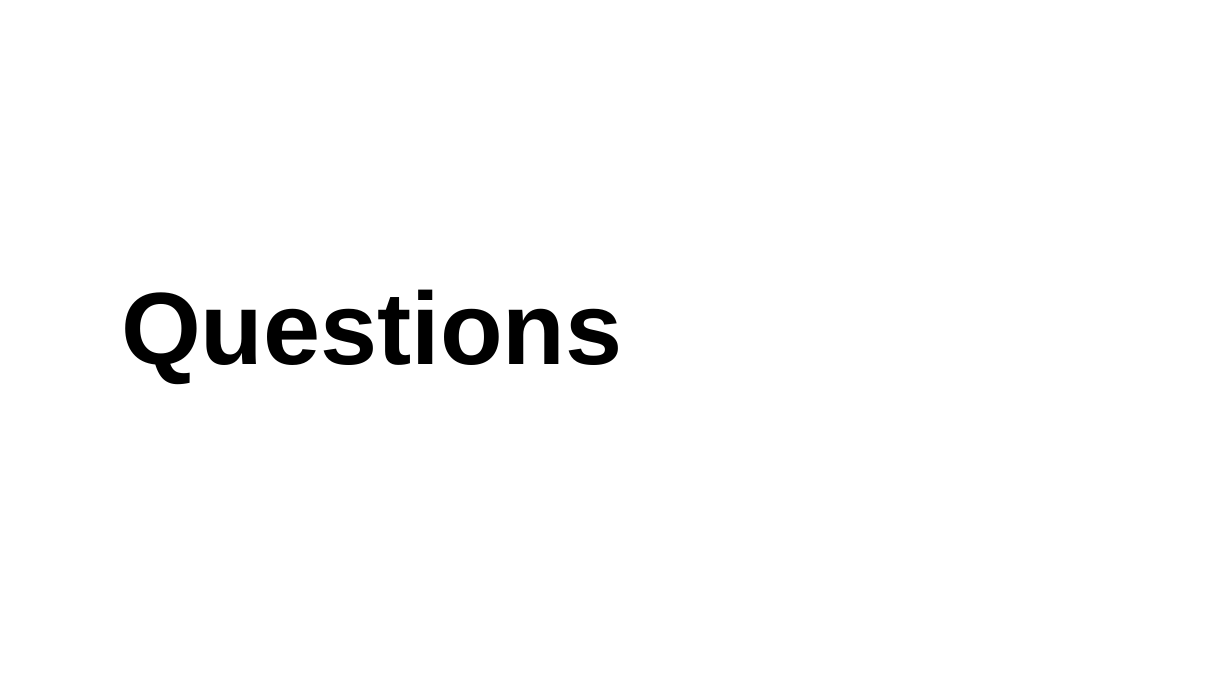
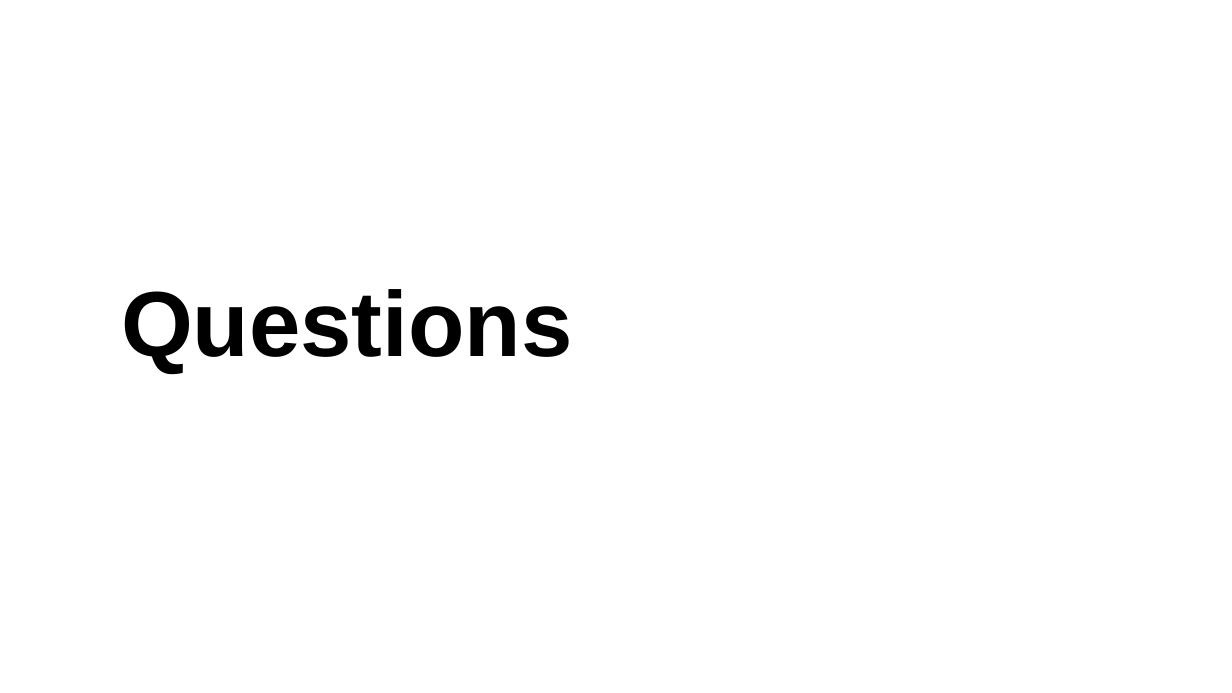
Before and after one commit to ibrarahmad/PostgreSQLTalks, a slide deck: slide 41 of Conferences/2022-Austin-Percona-Live/PL22-PostgreSQL-And-Artifical-Intelegence.pptx. Drawn at 1232x693 pixels with LibreOffice and Linux fonts; fonts in the diff are those of the drawing; background and template pictures are left out. Boxes give left, top, right and bottom in pixels: in the first picture for what was removed or moved away, otherwise in the second. Text is boxed around its words. In the diff, an @@ line names an element or a change of style, - is before the commit and + after.

```diff
--- a/Conferences/2022-Austin-Percona-Live/PL22-PostgreSQL-And-Artifical-Intelegence.pptx
+++ b/Conferences/2022-Austin-Percona-Live/PL22-PostgreSQL-And-Artifical-Intelegence.pptx
@@ title "Questions" at (121,289,572,373): size 80 to 72 pt @@
```
Also in this commit, not shown: 7 other slides changed.
